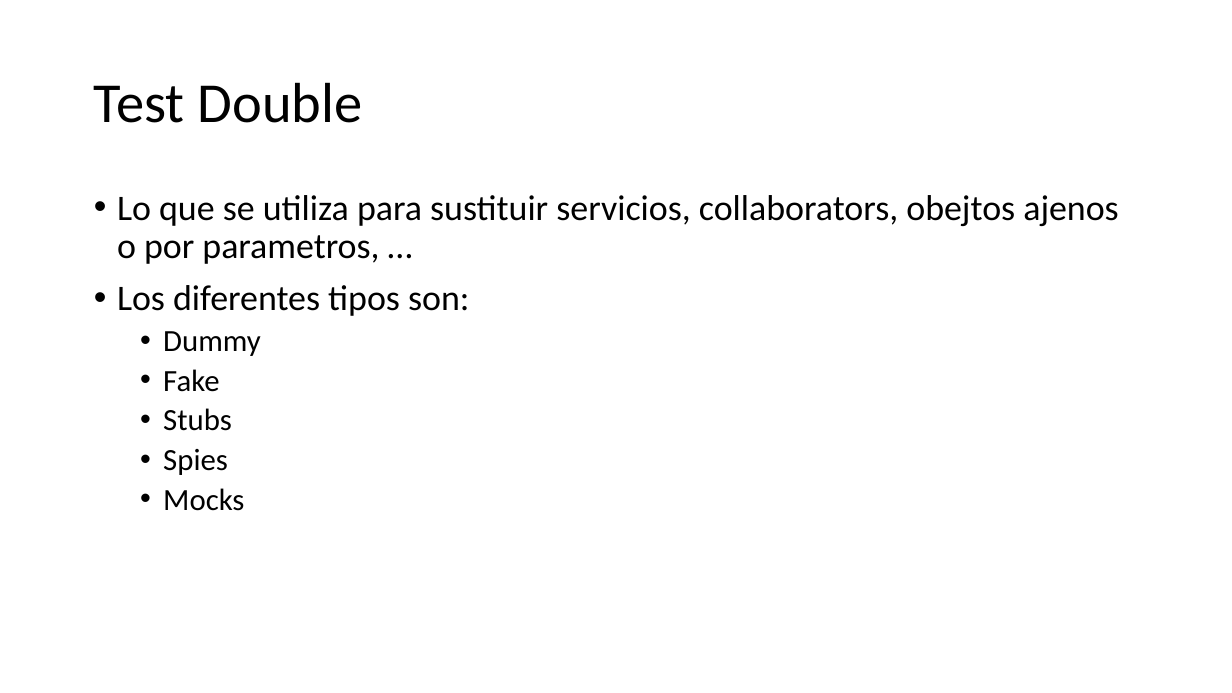
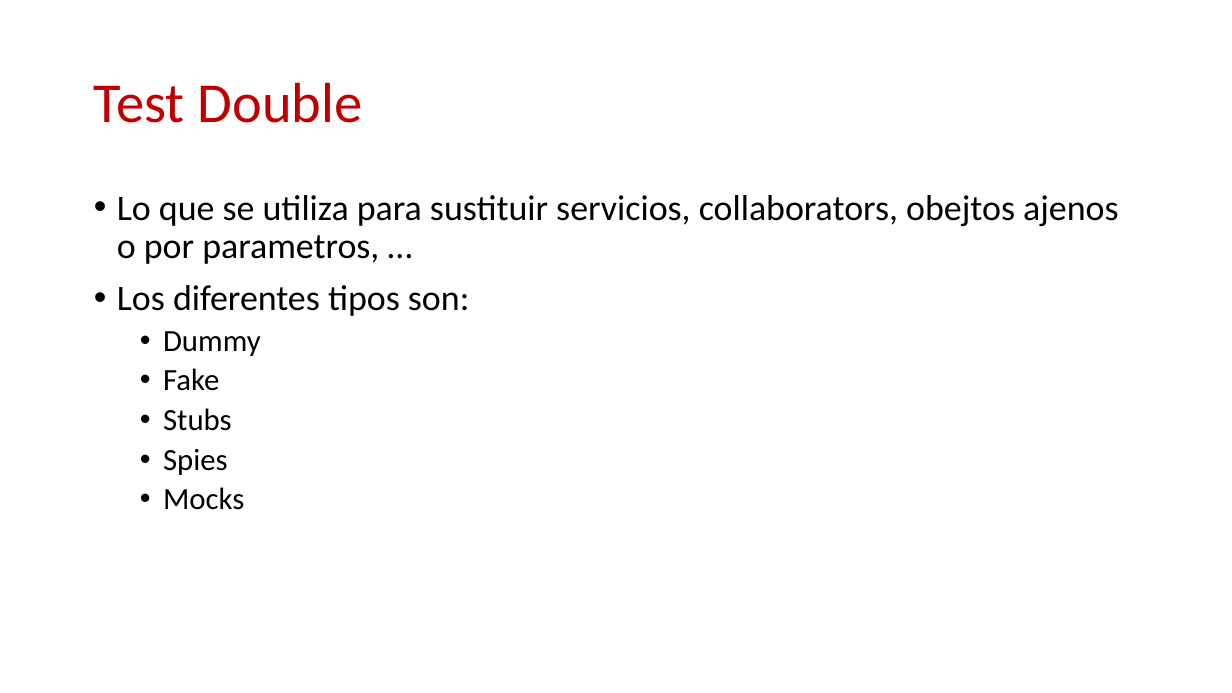
Before and after one commit to ericuss/TDD-Miercolex-Tokiota, a slide deck: slide 3 of Documentacion/jasmine.pptx. Drawn at 1232x693 pixels with LibreOffice and Linux fonts; fonts in the diff are those of the drawing; background and template pictures are left out. Boxes give left, top, right and bottom in pixels: in the first picture for what was removed or moved away, otherwise in the second. Text is boxed around its words. In the diff, an @@ line names an element or a change of style, - is before the commit and + after.

```diff
--- a/Documentacion/jasmine.pptx
+++ b/Documentacion/jasmine.pptx
@@ title "Test Double" at [94, 82, 363, 123]: text colour #000000 to #C00000 @@
```
Also in this commit, not shown: 5 other slides changed, 5 slides added, 1 slide removed.
